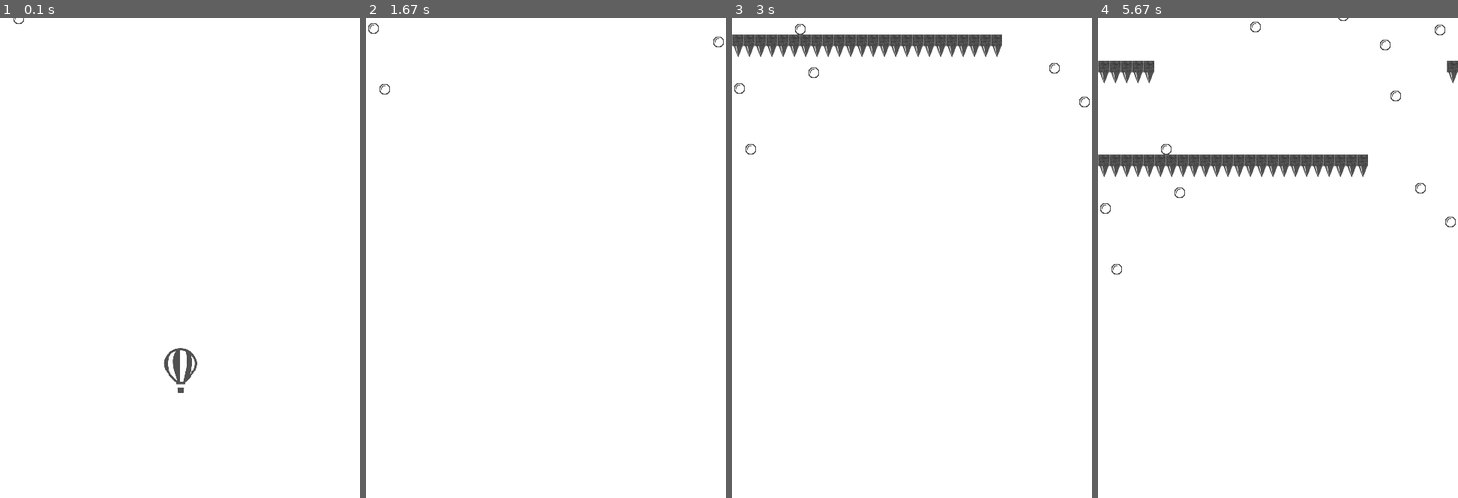
Above: before the commit, frames 1-4 (left to right).
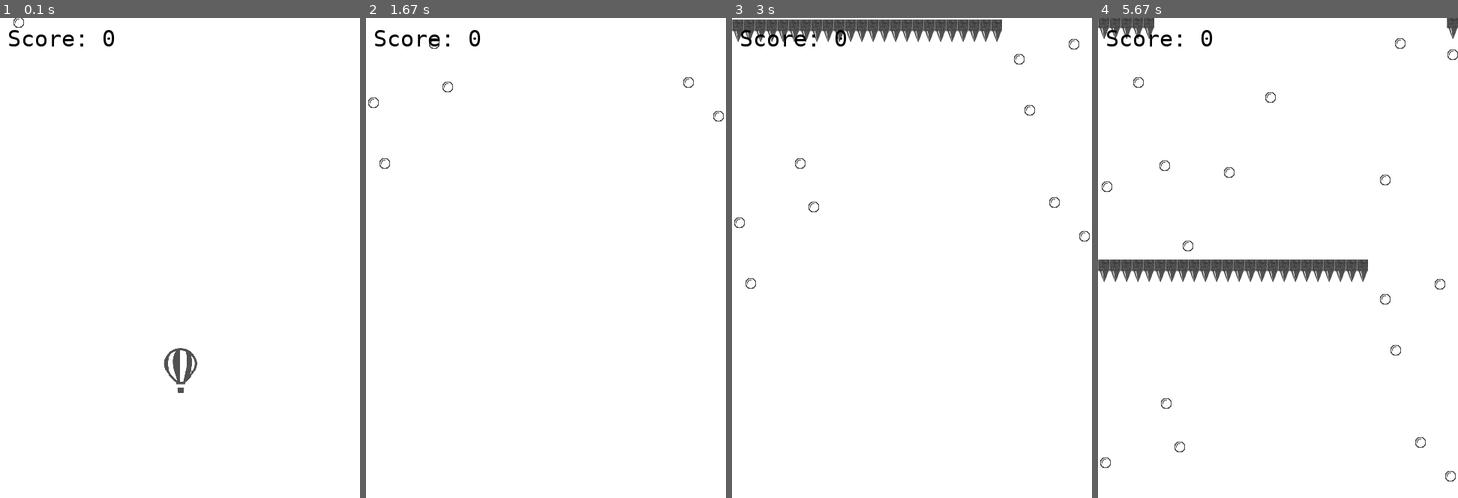
Above: after the commit, the same moments.

Repository: MadhavGoyal-6/pygame-balloon-game
Game: pygame game, started from src/main.py
Two runs of this game, one before a commit and one after it. Both use one fixed random seed, a clock stepped at 60 frames per second and the inputs below.
Inputs (mouse positions are in pixels of both pictures, inside the frame that each line leads up to):
- Up to frame 1 (0.1 s): no input
- Up to frame 2 (1.67 s): press the mouse at (459, 262) at 0.37 s; move the mouse to (520, 310) at 0.47 s; release the mouse at (582, 363) at 0.6 s; press the mouse at (459, 262) at 0.7 s; move the mouse to (517, 320) at 0.8 s; release the mouse at (578, 378) at 0.93 s
- Up to frame 3 (3 s): no input
- Up to frame 4 (5.67 s): no input

The runs differ from the first frame. In frame 1, 0.3% of the frame differs, in the area x 2-32%, y 0-6%; in frame 2, 0.5%; in frame 3, 4.9%; in frame 4, 7.3%, in the area x 0-100%, y 0-97%.

Commit message:
🏆 Basic Game complete with Score

Diff:
--- a/src/Balloon.py
+++ b/src/Balloon.py
@@ -1,3 +1,5 @@
+import pygame
+
 class Balloon():
     def __init__(self, x, y, w, h, image):
         self.x = x
@@ -5,6 +7,7 @@
         self.w = w
         self.h = h
         self.image = image
+        self.mask = pygame.mask.from_surface(self.image)
 
     def draw(self, win):
         win.blit(self.image, (self.x,self.y))
--- a/src/Bubbles.py
+++ b/src/Bubbles.py
@@ -1,3 +1,5 @@
+import pygame
+
 class Bubbles():
     def __init__(self, x, y, w, h, image):
         self.x = x
@@ -5,6 +7,7 @@
         self.w = w
         self.h = h
         self.image = image
+        self.mask = pygame.mask.from_surface(self.image)
 
     def draw(self, win):
         win.blit(self.image, (self.x,self.y))
--- a/src/Spikes.py
+++ b/src/Spikes.py
@@ -1,3 +1,5 @@
+import pygame
+
 class Spikes():
     def __init__(self, x, y, w, h, image):
         self.x = x
@@ -5,6 +7,7 @@
         self.w = w
         self.h = h
         self.image = image
+        self.mask = pygame.mask.from_surface(self.image)
 
     def draw(self, win):
         win.blit(self.image, (self.x,self.y))
@@ -40,3 +43,9 @@
         for i in range(len(self.array)):
             if self.array[i] is not None:
                 self.array[i].moveWithVelocity(x_vel, y_vel)
+
+    def collision(self, object):
+        for i in self.array:
+            if i is not None:
+                if i.collision(object):
+                    return True
--- a/src/main.py
+++ b/src/main.py
@@ -3,17 +3,18 @@
 import os
 from Balloon import Balloon
 from Bubbles import Bubbles
-from Spikes import SpikeArray
+from Spikes import Spikes, SpikeArray
 
 # Initialize pygame
 pygame.init()
+pygame.font.init()
 
 # Globals
 SCREEN_WIDTH, SCREEN_HEIGHT = 480, 640
 BUBBLE_WIDTH, BUBBLE_HEIGHT = 15, 15
 BALLOON_WIDTH, BALLOON_HEIGHT = 60, 60
 SPIKE_WIDTH, SPIKE_HEIGHT = 15, 30
-RISING_SPEED = 1
+RISING_SPEED = 2
 FPS = 60
 
 # Make main window
@@ -34,19 +35,39 @@
 # Create initial objects
 balloon = Balloon(SCREEN_WIDTH//2-(BALLOON_WIDTH//2) ,SCREEN_HEIGHT-200, BALLOON_WIDTH, BALLOON_HEIGHT, BALLOON_IMAGE)
 
+# Collision function
+def collide(object1, object2):
+    offset_x = object2.x - object1.x
+    offset_y = object2.y - object1.y
+    return object1.mask.overlap(object2.mask, (offset_x, offset_y)) != None
+
+def selfCollision(self, object):
+    return collide(self, object)
+
+Spikes.collision = selfCollision
+Bubbles.collision = selfCollision
+
 # Main loop
 def main():
+    # Initialize variables
     EXIT = False
     CLOCK = pygame.time.Clock()
     balloon_moving = False
+    score = 0
 
+    # Load Cascadia Code font in size 20 pygame
+    CascadiaCode = pygame.font.SysFont("Cascadia Code", 30)
+
+    # Set bubble parameters
     bubbles_visible = 20
     bubbles = []
 
+    # Set spike parameters
     max_spike_arrays = 5
     max_spikes = SCREEN_WIDTH//SPIKE_WIDTH
     spikes = []
 
+    # Set timer
     now = pygame.time.get_ticks()
 
     # Screen refresh function
@@ -61,6 +82,10 @@
         # Draw spikes
         for spike_array in spikes:
             spike_array.draw(win)
+
+        # Write score
+        score_text = CascadiaCode.render("Score: " + str(score), True, (0,0,0))
+        win.blit(score_text, (10,10))
 
         # Draw balloon
         balloon.draw(win)
@@ -79,7 +104,7 @@
         # Create spikes
         if len(spikes) < max_spike_arrays:
             time_difference = pygame.time.get_ticks() - now
-            if time_difference >= random.randint(2000, 4800):
+            if time_difference >= random.randint(2400, 4800):
                 gap_index = random.randint(0,max_spikes-((2*BALLOON_WIDTH)//SPIKE_WIDTH))
                 gap_length = random.randint(8, max_spikes-gap_index)
                 spikes.append(SpikeArray(-SPIKE_HEIGHT, SPIKE_WIDTH, SPIKE_HEIGHT, SPIKE_IMAGE, max_spikes, gap_index, gap_length))
@@ -106,11 +131,31 @@
                     balloon.moveIncrement(mouse_x-x_init,0)
                     x_init, y_init = pygame.mouse.get_pos()
 
+        # Remove bubbles which collide with spikes
+        for bubble in bubbles:
+            for spike_array in spikes:
+                if spike_array.collision(bubble):
+                    bubbles.remove(bubble)
+                    break
+
+        # Increase score on collision between balloon and bubble and remove bubble
+        for bubble in bubbles:
+            if bubble.collision(balloon):
+                score += 1
+                bubbles.remove(bubble)
+
+        # Check if balloon collides with spikes
+        for spike_array in spikes:
+            if spike_array.collision(balloon):
+                EXIT = True
+
+        # Remove Spikes if they are off screen
         for spike_array in spikes[:]:
             spike_array.moveWithVelocity(0,RISING_SPEED)
             if spike_array.y > SCREEN_HEIGHT:
                 spikes.remove(spike_array)
 
+        # Remove Bubbles if they are off screen
         for bubble in bubbles[:]:
             bubble.moveWithVelocity(0,RISING_SPEED)
             if bubble.y > SCREEN_HEIGHT:
